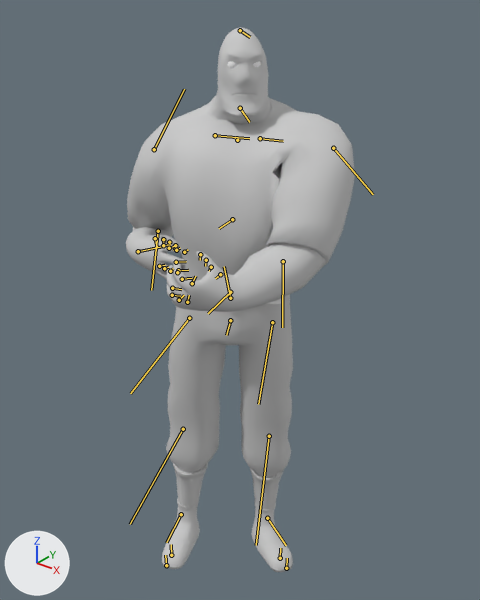
The FBX model Source/Animations/Ani_Shooting_Blunderbuss.FBX as it was, and as the next commit left it.
The view is the same before and after, from a 50 mm camera at (1.277, -1.552, 2.099) aimed at (-0.017, 0.065, 1.096). Arrows for +X, +Y and +Z are at lower left; the lights stay in place. Both versions are drawn at frame 4 of the action 'Take 001'; the numbers are the values there. The bones that bend it are drawn over the model as lines.
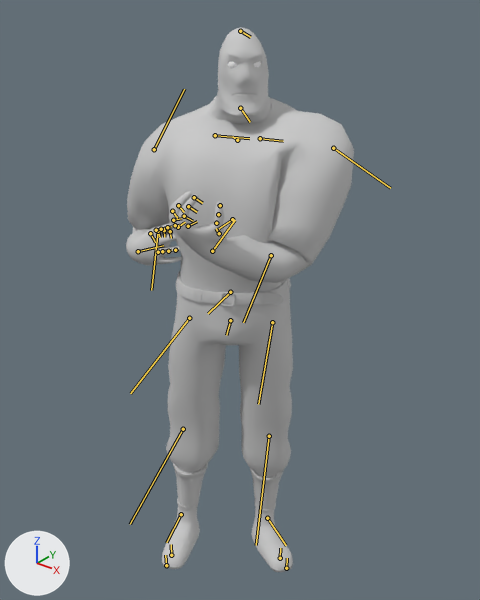
Boxes [x1, y1, x2, y2] around the edits, measured in the pictures (480 x 600 px):
'Object', posed: before [126, 27, 355, 572]; after [126, 27, 354, 572]
bone 'Bip001 Neck', root to tip: before (237, 140) to (234, 137); after (237, 140) to (232, 136)
bone 'Bip001 Head', root to tip: before (240, 108) to (249, 122); after (240, 108) to (250, 122)
bone 'Bip001 L UpperArm', root to tip: before (333, 148) to (373, 194); after (333, 148) to (390, 188)
bone 'Bip001 L Forearm', root to tip: before (283, 261) to (282, 327); after (271, 255) to (243, 322)
bone 'Bip001 L Hand', root to tip: before (230, 298) to (224, 266); after (212, 251) to (235, 220)
bone 'Bip001 R Hand', root to tip: before (138, 251) to (162, 246); after (138, 251) to (163, 245)

The change, as a list of edits to the scene's bpy script:
```text
Change bone_bip001_neck:
    where bone_bip001_neck = bpy.data.objects['Bip001'].pose.bones['Bip001 Neck']  # child of 'Bip001 Spine1'
    bone_bip001_neck.rotation_quaternion: (1.0, 0.022, 0.0, 0.0) -> (1.0, -0.022, 0.0, 0.0)  # degrees (2, 0, 0) -> degrees (-2, 0, 0)
Change bone_bip001_head:
    where bone_bip001_head = bpy.data.objects['Bip001'].pose.bones['Bip001 Head']  # child of 'Bip001 Neck'
    bone_bip001_head.rotation_quaternion: (0.989, 0.113, 0.032, 0.086) -> (0.984, 0.155, 0.022, 0.088)  # degrees (13, 3, 10) -> degrees (18, 1, 10)
Change bone_bip001_l_clavicle:
    where bone_bip001_l_clavicle = bpy.data.objects['Bip001'].pose.bones['Bip001 L Clavicle']  # child of 'Bip001 Neck'
    bone_bip001_l_clavicle.location: (-0.1, -0.3, 0.0) -> (0.0, 0.3, 0.0)
    bone_bip001_l_clavicle.rotation_quaternion: (0.977, 0.013, -0.002, -0.213) -> (0.985, 0.01, 0.002, -0.171)  # degrees (2, 0, -25) -> degrees (1, 0, -20)
Change bone_bip001_l_upperarm:
    where bone_bip001_l_upperarm = bpy.data.objects['Bip001'].pose.bones['Bip001 L UpperArm']  # child of 'Bip001 L Clavicle'
    bone_bip001_l_upperarm.rotation_quaternion: (0.947, 0.026, 0.171, -0.272) -> (0.933, 0.128, 0.25, -0.225)  # degrees (-3, 20, -32) -> degrees (9, 32, -25)
Change bone_bip001_l_forearm:
    where bone_bip001_l_forearm = bpy.data.objects['Bip001'].pose.bones['Bip001 L Forearm']  # child of 'Bip001 L UpperArm'
    bone_bip001_l_forearm.rotation_quaternion: (0.938, 0.0, 0.0, -0.348) -> (0.814, 0.0, 0.0, -0.581)  # degrees (0, 0, -41) -> degrees (0, 0, -71)
Change bone_bip001_l_hand:
    where bone_bip001_l_hand = bpy.data.objects['Bip001'].pose.bones['Bip001 L Hand']  # child of 'Bip001 L Forearm'
    bone_bip001_l_hand.rotation_quaternion: (0.948, -0.201, 0.051, 0.243) -> (0.771, -0.579, 0.063, 0.257)  # degrees (-21, 11, 27) -> degrees (-70, 23, 21)
Change bone_bip001_r_clavicle:
    where bone_bip001_r_clavicle = bpy.data.objects['Bip001'].pose.bones['Bip001 R Clavicle']  # child of 'Bip001 Neck'
    bone_bip001_r_clavicle.location: (0.0, 0.3, 0.0) -> (-0.1, -0.3, 0.0)
    bone_bip001_r_clavicle.rotation_quaternion: (0.989, 0.017, -0.089, 0.115) -> (0.994, 0.011, -0.085, 0.072)  # degrees (1, -10, 13) -> degrees (1, -10, 8)
Change bone_bip001_r_hand:
    where bone_bip001_r_hand = bpy.data.objects['Bip001'].pose.bones['Bip001 R Hand']  # child of 'Bip001 R Forearm'
    bone_bip001_r_hand.rotation_quaternion: (0.912, 0.0, 0.0, 0.409) -> (0.903, 0.095, -0.179, 0.379)  # degrees (0, 0, 48) -> degrees (2, -23, 45)
```
